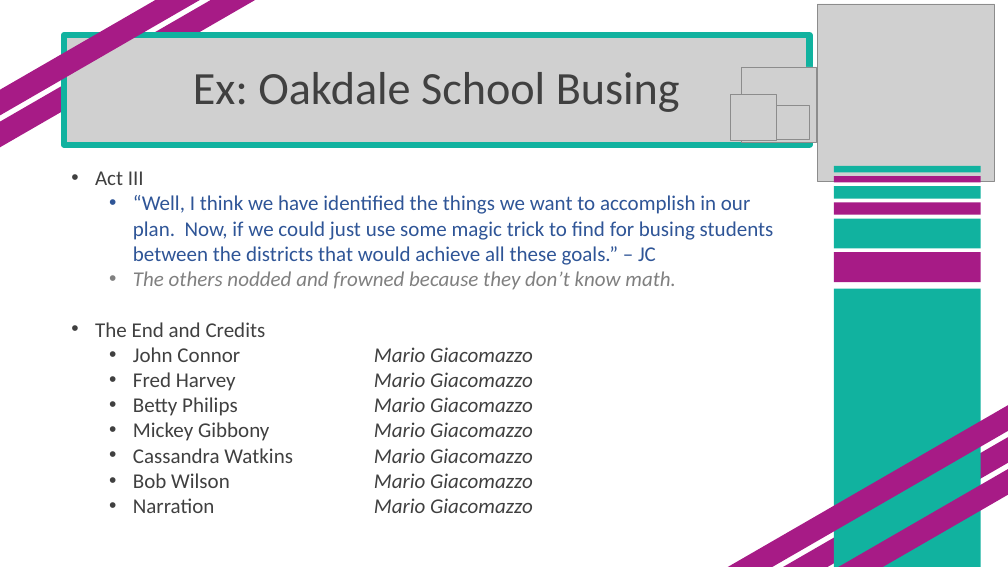
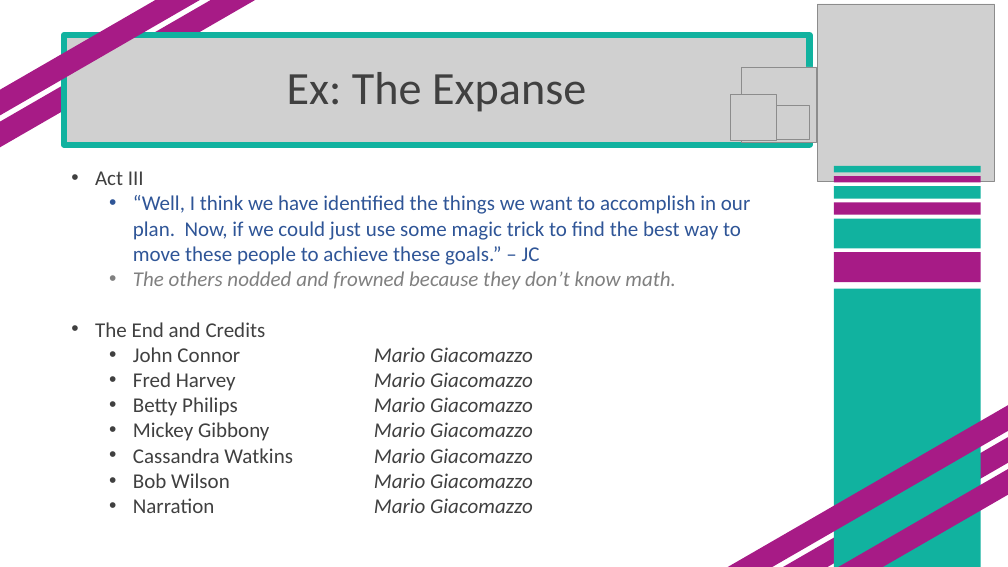
Before and after one commit to SuperMarioGiacomazzo/STOR305_WEBSITE, a slide deck: slide 15 of Lectures/Lecture 16/Lecture 16.pptx (slide 14 before the commit). Drawn at 1008x567 pixels with LibreOffice and Linux fonts; fonts in the diff are those of the drawing; grey boxes stand for pictures. Boxes give left, top, right and bottom in pixels: in the first picture for what was removed or moved away, otherwise in the second. Text is boxed around its words. In the diff, an @@ line names an element or a change of style, - is before the commit and + after.

```diff
--- a/Lectures/Lecture 16/Lecture 16.pptx
+++ b/Lectures/Lecture 16/Lecture 16.pptx
@@ title at (287,72,586,112): text changed @@
-Ex: Oakdale School Busing
+Ex: The Expanse
@@ text at (133,195,750,265): text changed @@
-  • “Well, I think we have identified the things we want to accomplish in our plan. Now, if we could just use some magic trick to find for busing students between the districts that would achieve all these goals.” – JC
+  • “Well, I think we have identified the things we want to accomplish in our plan. Now, if we could just use some magic trick to find the best way to move these people to achieve these goals.” – JC
```
Also in this commit, not shown: 6 other slides changed, 2 slides added, 1 slide removed, 6 other files.
